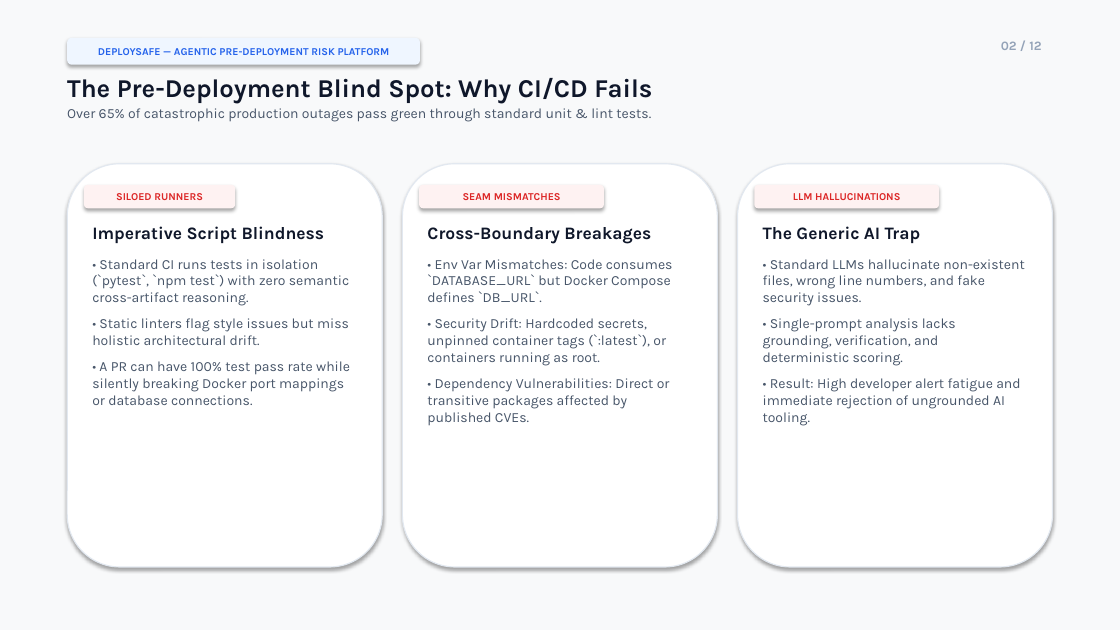
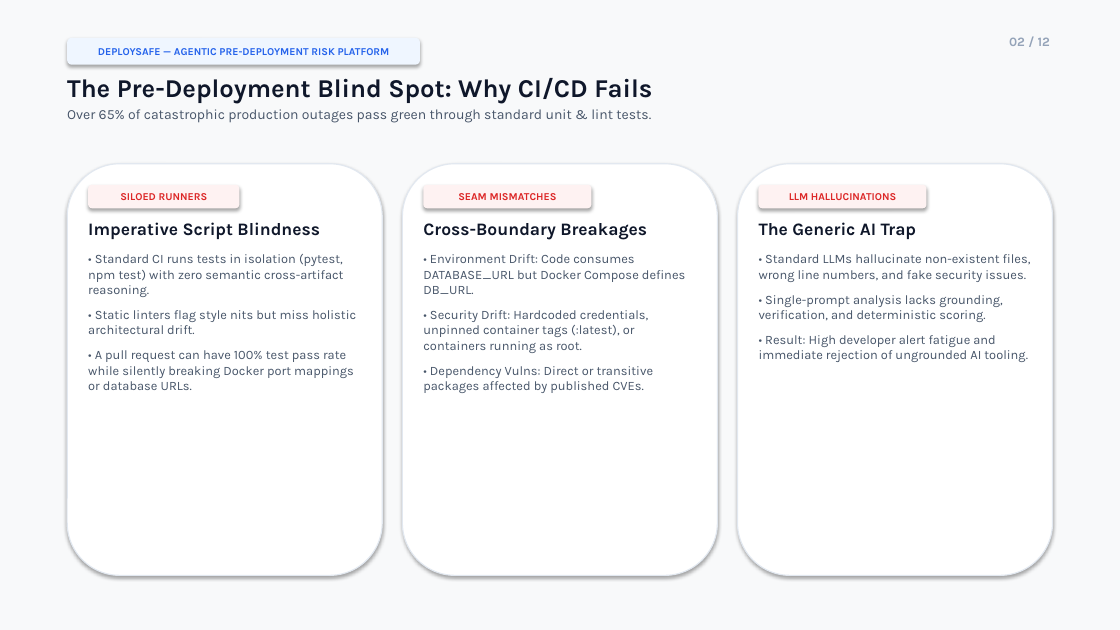
Before and after one commit to yashrao2607/AI-Devops, a slide deck: slide 2 of DeploySafe_Final_Presentation_V2.pptx. Drawn at 1120x630 pixels with LibreOffice and Linux fonts; fonts in the diff are those of the drawing. Boxes give left, top, right and bottom in pixels: in the first picture for what was removed or moved away, otherwise in the second. Text is boxed around its words. In the diff, an @@ line names an element or a change of style, - is before the commit and + after.

Commit message:
docs: perfect PPT typography, layout alignment, and slide previews

```diff
--- a/DeploySafe_Final_Presentation_V2.pptx
+++ b/DeploySafe_Final_Presentation_V2.pptx
@@ text "02 / 12": place and size @@
-text "02 / 12" at <box>1001,41,1041,50</box>
+text "02 / 12" at <box>1009,37,1050,46</box>
@@ rounded rectangle: place and size @@
-rounded rectangle at <box>67,164,382,567</box>
+rounded rectangle at <box>67,164,382,576</box>
@@ rounded rectangle: place and size @@
-rounded rectangle at <box>402,164,718,567</box>
+rounded rectangle at <box>402,164,718,576</box>
@@ rounded rectangle: place and size @@
-rounded rectangle at <box>738,164,1053,567</box>
+rounded rectangle at <box>738,164,1053,576</box>
@@ rounded rectangle "SILOED RUNNERS": place and size @@
-rounded rectangle "SILOED RUNNERS" at <box>84,185,235,208</box>
+rounded rectangle "SILOED RUNNERS" at <box>88,185,239,208</box>
@@ rounded rectangle "SEAM MISMATCHES": place and size @@
-rounded rectangle "SEAM MISMATCHES" at <box>419,185,604,208</box>
+rounded rectangle "SEAM MISMATCHES" at <box>423,185,592,208</box>
@@ rounded rectangle "LLM HALLUCINATIONS": place and size @@
-rounded rectangle "LLM HALLUCINATIONS" at <box>755,185,939,208</box>
+rounded rectangle "LLM HALLUCINATIONS" at <box>759,185,927,208</box>
@@ text at <box>88,254,356,390</box>: text changed; size 12 to 11 pt @@
-• Standard CI runs tests in isolation (`pytest`, `npm test`) with zero semantic cross-artifact reasoning.
-• Static linters flag style issues but miss holistic architectural drift.
-• A PR can have 100% test pass rate while silently breaking Docker port mappings or database connections.
+• Standard CI runs tests in isolation (pytest, npm test) with zero semantic cross-artifact reasoning.
+• Static linters flag style nits but miss holistic architectural drift.
+• A pull request can have 100% test pass rate while silently breaking Docker port mappings or database URLs.
@@ text at <box>423,254,685,393</box>: text changed; size 12 to 11 pt @@
-• Env Var Mismatches: Code consumes `DATABASE_URL` but Docker Compose defines `DB_URL`.
-• Security Drift: Hardcoded secrets, unpinned container tags (`:latest`), or containers running as root.
-• Dependency Vulnerabilities: Direct or transitive packages affected by published CVEs.
+• Environment Drift: Code consumes DATABASE_URL but Docker Compose defines DB_URL.
+• Security Drift: Hardcoded credentials, unpinned container tags (:latest), or containers running as root.
+• Dependency Vulns: Direct or transitive packages affected by published CVEs.
@@ text at <box>759,254,1031,362</box>: size 12 to 11 pt @@
```
Also in this commit, not shown: 11 other slides changed, 13 other files.
